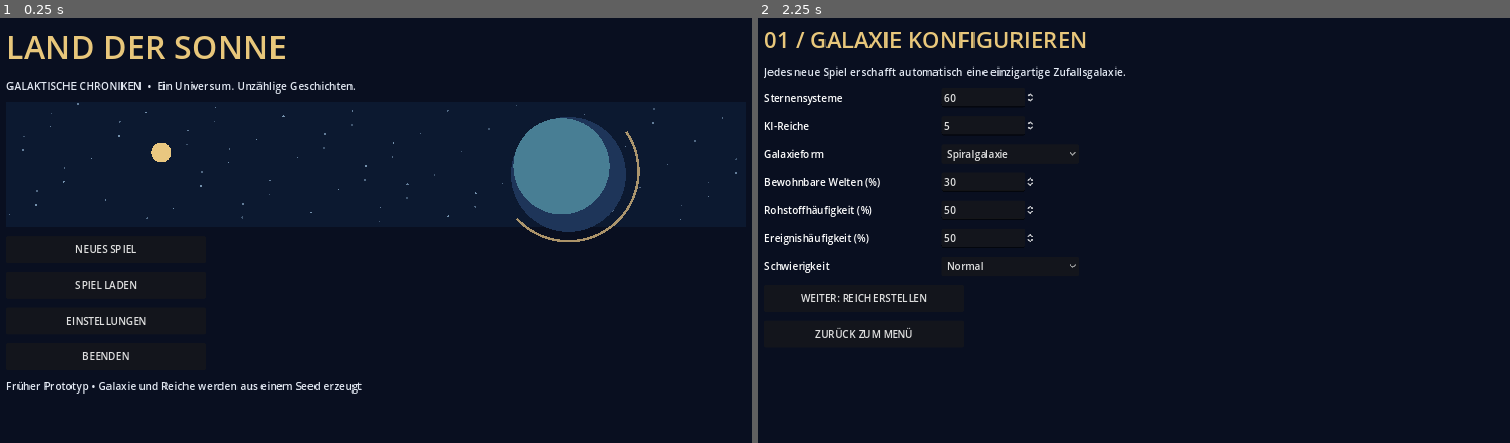
Above: before the commit, frames 1-2 (left to right).
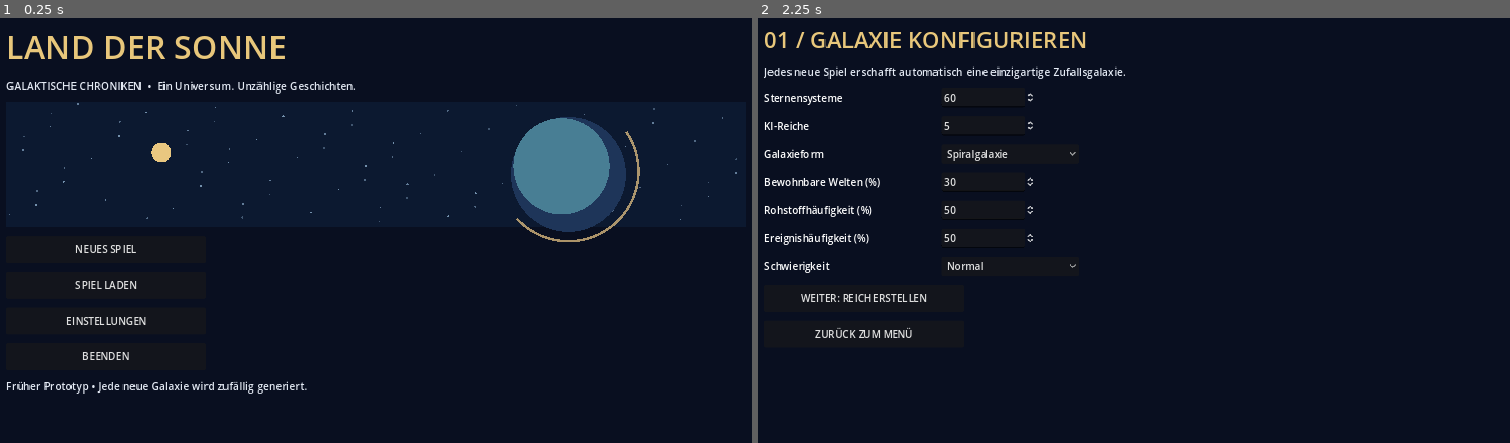
Above: after the commit, the same moments.

Repository: justuslaier-cmyk/Land-der-Sonne
Game: Godot game, scene res://scenes/galaxy.tscn
The game is run twice, just before and just after one commit, with the same random seed, the same clock (stepped at 60 frames per second) and the same inputs.
Inputs:
- Up to frame 1 (0.25 s): no input
- Up to frame 2 (2.25 s): click "NEUES SPIEL" at 0.5 s; click "ZURÜCK ZUM MENÜ" at 1.25 s; click "NEUES SPIEL" at 2 s

The runs differ from the first frame. In frame 1, 0.4% of the frame differs, in the area x 12-49%, y 85-89%; in frame 2, nothing differs.

Commit message:
feat: pausable real-time grand strategy clock with 1x 2x 4x 8x speed controls

Diff:
--- a/game/scripts/galaxy/galaxy_ui.gd
+++ b/game/scripts/galaxy/galaxy_ui.gd
@@ -21,10 +21,47 @@
 var map_offset_origin := Vector2.ZERO
 var selected_planet: int = 0
 var galaxy_details: VBoxContainer
+var simulation_speed: int = 1
+var simulation_paused: bool = true
+var simulation_elapsed: float = 0.0
+var time_status: Label
 
 func _ready() -> void:
     get_window().title = "Land der Sonne | Galaktische Chroniken"
     _show_menu()
+
+func _process(delta: float) -> void:
+    if world.is_empty() or simulation_paused or screen != "galaxy":
+        return
+    simulation_elapsed += delta * float(simulation_speed)
+    var steps := 0
+    while simulation_elapsed >= 4.0 and steps < 8:
+        simulation_elapsed -= 4.0
+        GalaxyStrategy.tick(world)
+        steps += 1
+        if str(world.get("pending_event", "")) != "":
+            simulation_paused = true
+            _show_event()
+            return
+    if steps > 0:
+        _refresh_status()
+        if is_instance_valid(map_area):
+            map_area.queue_redraw()
+        _show_selection()
+    _refresh_time_status()
+
+func _toggle_pause() -> void:
+    simulation_paused = not simulation_paused
+    _refresh_time_status()
+
+func _set_speed(speed: int) -> void:
+    simulation_speed = speed
+    simulation_paused = false
+    _refresh_time_status()
+
+func _refresh_time_status() -> void:
+    if is_instance_valid(time_status):
+        time_status.text = ("PAUSE" if simulation_paused else "ZEIT LÄUFT") + "  •  %dx  •  %.1fs bis nächstes Jahr" % [simulation_speed, maxf(0.0, (4.0 - simulation_elapsed) / float(simulation_speed))]
 
 func _clear() -> void:
     for child in get_children():
@@ -85,7 +122,7 @@
     _button("SPIEL LADEN", _load_game)
     _button("EINSTELLUNGEN", _show_options)
     _button("BEENDEN", func(): get_tree().quit())
-    _label("Früher Prototyp • Galaxie und Reiche werden aus einem Seed erzeugt")
+    _label("Früher Prototyp • Jede neue Galaxie wird zufällig generiert.")
 
 func _show_options() -> void:
     screen = "options"
@@ -198,6 +235,8 @@
     selected = 0
     GalaxyStrategy.prepare(world)
     _ensure_home_colony()
+    simulation_elapsed = 0.0
+    simulation_paused = false
     _show_galaxy()
 
 func _load_game() -> void:
@@ -236,9 +275,11 @@
     _title("GALAXIE / %s" % world["empire"]["name"], 29)
     status = _label("")
     _refresh_status()
+    time_status = _label("")
+    _refresh_time_status()
     var bar := HBoxContainer.new()
     root.add_child(bar)
-    for spec in [["ZEIT +1", _advance], ["FORSCHUNG", _research], ["FLOTTE",  …(159 unchanged characters)…
+    for spec in [["PAUSE / WEITER", _toggle_pause], ["1×", func(): _set_speed(1)], ["2×", func(): _set_speed(2)], ["4×", func(): _set_speed(4)], ["8×", func(): _set_speed(8)], ["FORSCHUNG", _research], ["FLOTTE",  …(159 unchanged characters)…
         var button := Button.new()
         button.text = spec[0]
         button.pressed.connect(spec[1])
@@ -266,6 +307,7 @@
     side.add_child(galaxy_details)
     _show_selection()
     if str(world["pending_event"]) != "":
+        simulation_paused = true
         _show_event()
 
 func _refresh_status() -> void:
